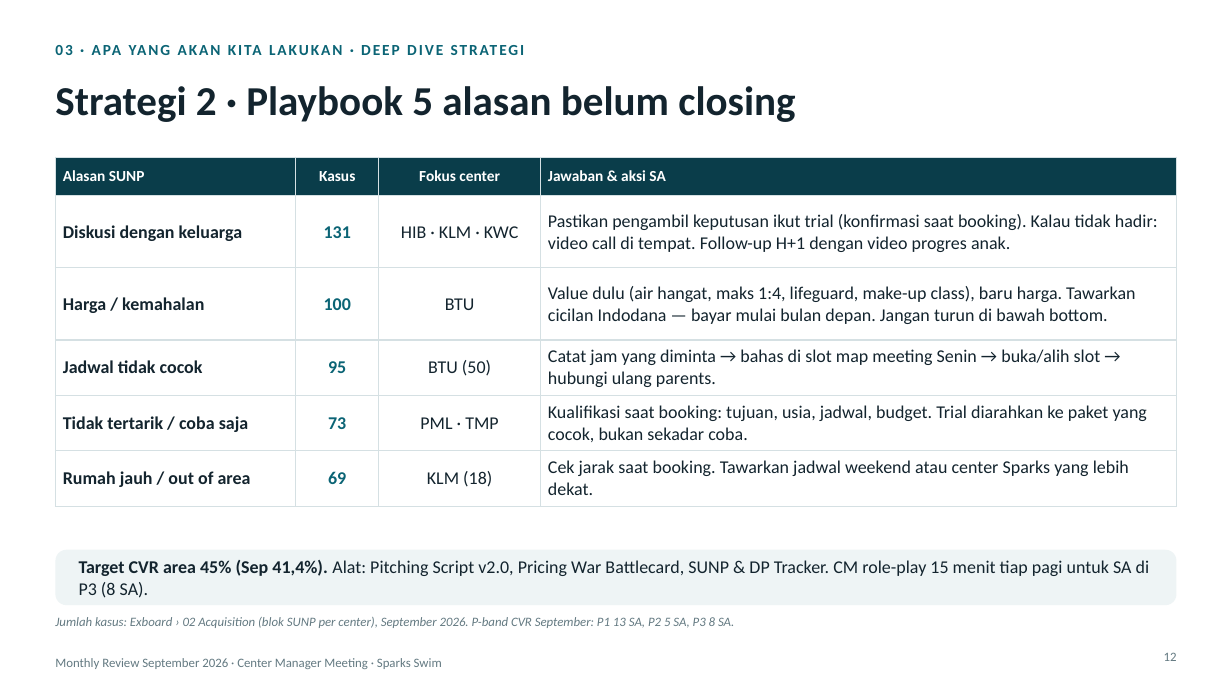
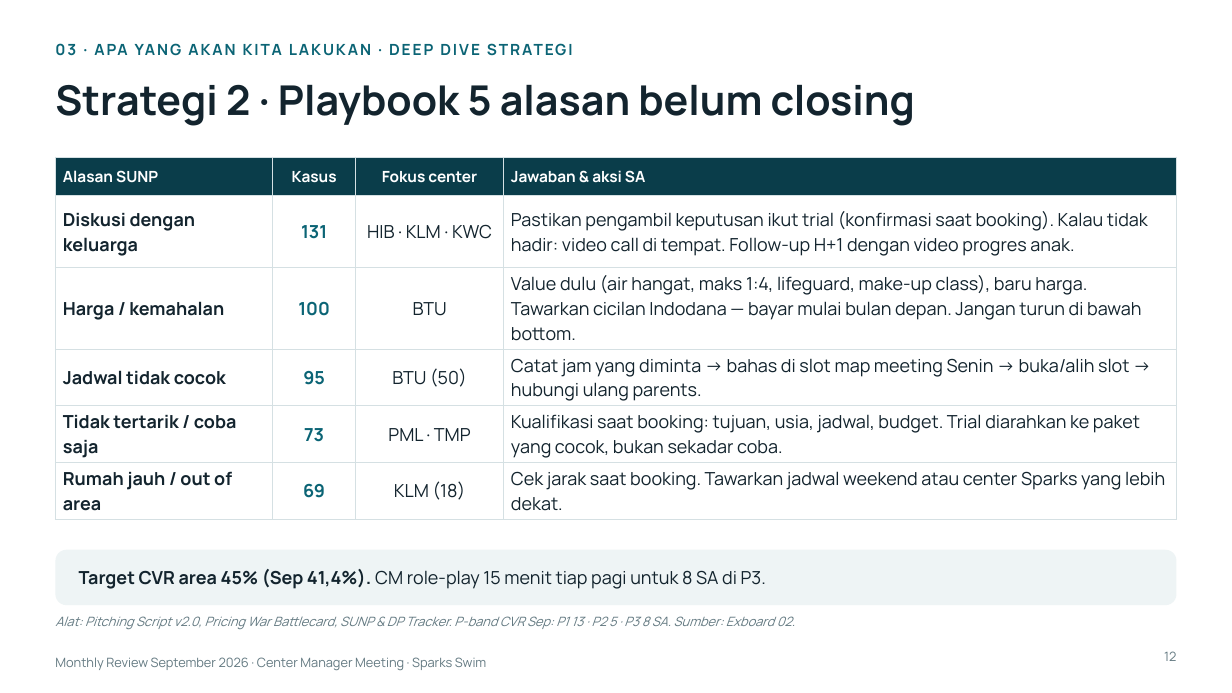
Before and after one commit to mrifqidata-code/Dashboard, a slide deck: slide 12 of monthly-review/Monthly_Review_September_2026_CM.pptx. Drawn at 1232x693 pixels with LibreOffice and Linux fonts; fonts in the diff are those of the drawing. Boxes give left, top, right and bottom in pixels: in the first picture for what was removed or moved away, otherwise in the second. Text is boxed around its words. In the diff, an @@ line names an element or a change of style, - is before the commit and + after.

```diff
--- a/monthly-review/Monthly_Review_September_2026_CM.pptx
+++ b/monthly-review/Monthly_Review_September_2026_CM.pptx
@@ table at (x1=55, y1=157, x2=1177, y2=515) @@
@@ font Calibri to Manrope @@
@@ text at (x1=79, y1=569, x2=766, y2=589): text changed; font Calibri to Manrope @@
-Target CVR area 45% (Sep 41,4%). Alat: Pitching Script v2.0, Pricing War Battlecard, SUNP & DP Tracker. CM role-play 15 menit tiap pagi untuk SA di P3 (8 SA).
+Target CVR area 45% (Sep 41,4%). CM role-play 15 menit tiap pagi untuk 8 SA di P3.
@@ text at (x1=55, y1=616, x2=795, y2=629): text changed; font Calibri to Manrope @@
-Jumlah kasus: Exboard › 02 Acquisition (blok SUNP per center), September 2026. P-band CVR September: P1 13 SA, P2 5 SA, P3 8 SA.
+Alat: Pitching Script v2.0, Pricing War Battlecard, SUNP & DP Tracker. P-band CVR Sep: P1 13 · P2 5 · P3 8 SA. Sumber: Exboard 02.
@@ font Calibri to Manrope in 4 elements at (x1=55, y1=35, x2=1177, y2=63), (x1=55, y1=84, x2=915, y2=126), (x1=1164, y1=651, x2=1176, y2=661), (x1=55, y1=657, x2=487, y2=670) @@
```
Also in this commit, not shown: 23 other slides changed, 2 other files.
